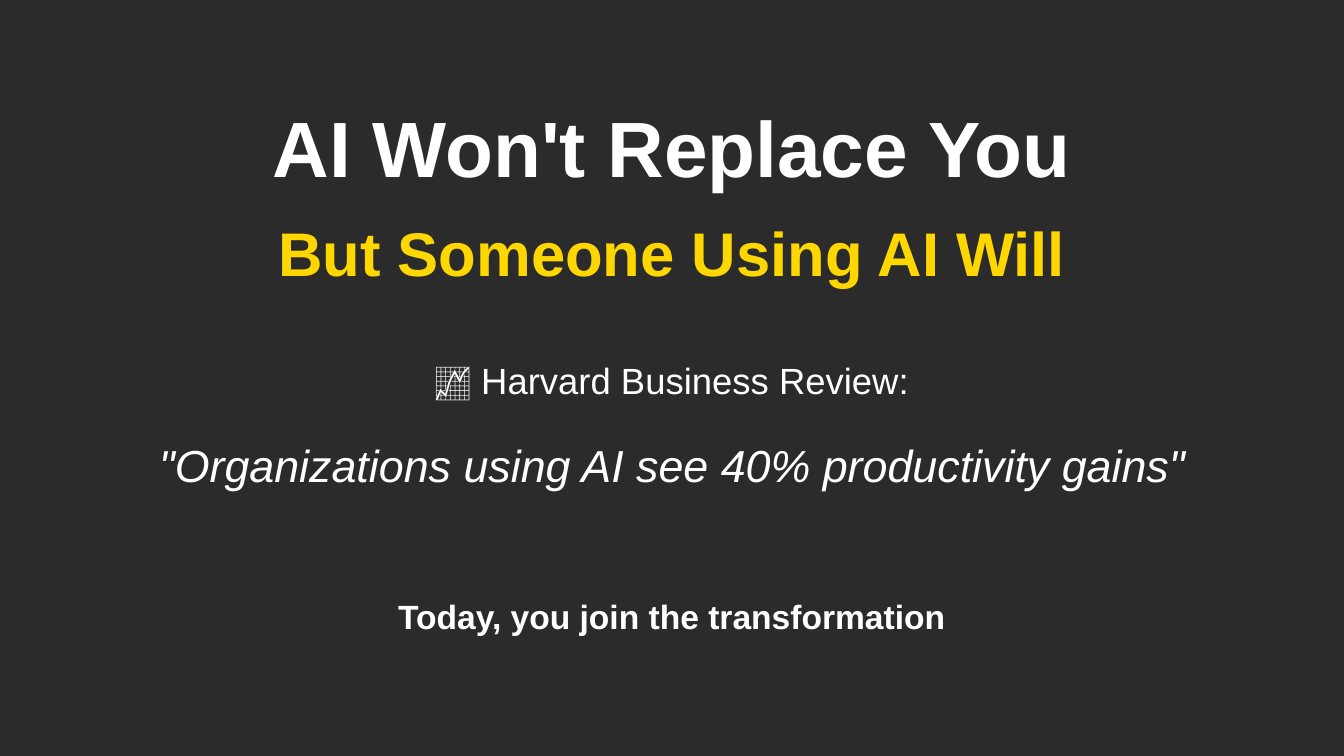
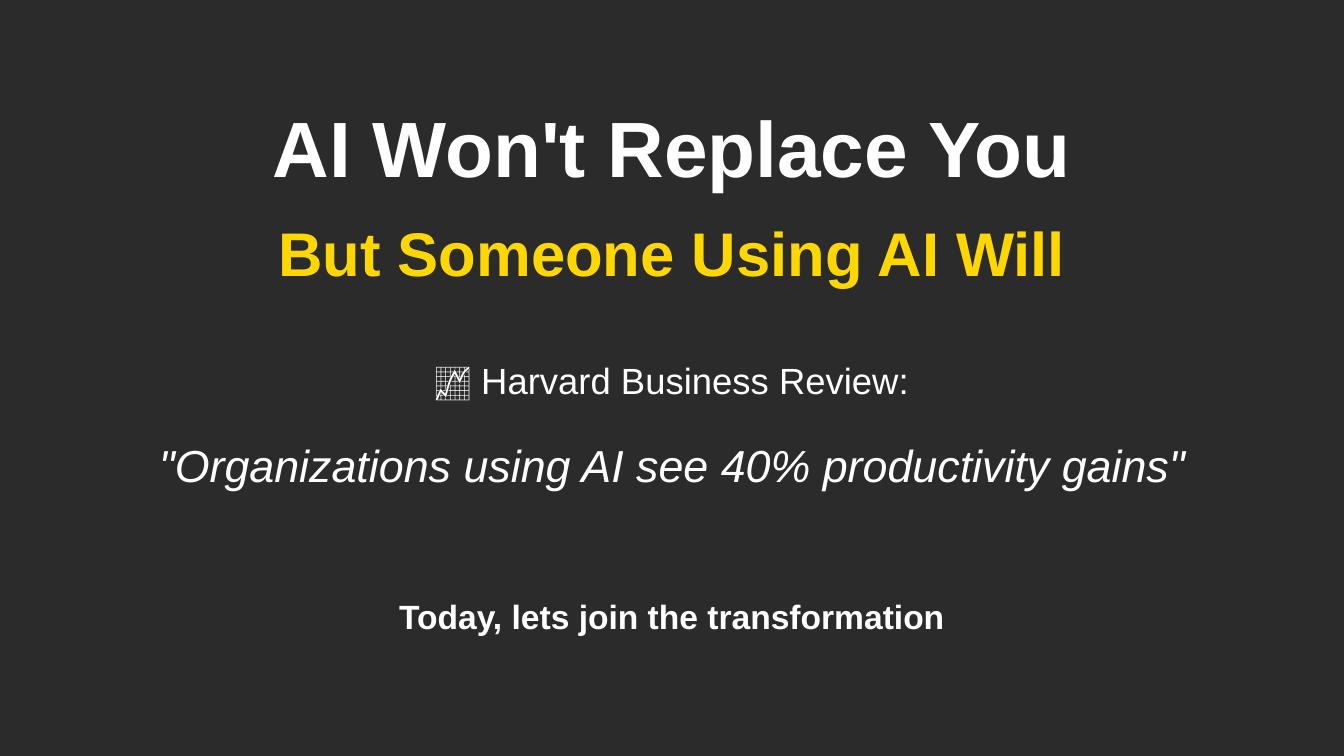
Before and after one commit to Zahedasghar/ai, a slide deck: slide 4 of AI_Revolution_QAU.pptx. Drawn at 1344x756 pixels with LibreOffice and Linux fonts; fonts in the diff are those of the drawing; background and template pictures are left out; a plain dark background stands for a picture behind light text. Boxes give left, top, right and bottom in pixels: in the first picture for what was removed or moved away, otherwise in the second. Text is boxed around its words. In the diff, an @@ line names an element or a change of style, - is before the commit and + after.

```diff
--- a/AI_Revolution_QAU.pptx
+++ b/AI_Revolution_QAU.pptx
@@ text at <box>399,604,944,635</box>: text changed @@
-Today, you join the transformation
+Today, lets join the transformation
```
Also in this commit, not shown: 7 other slides changed, 2 other files.
